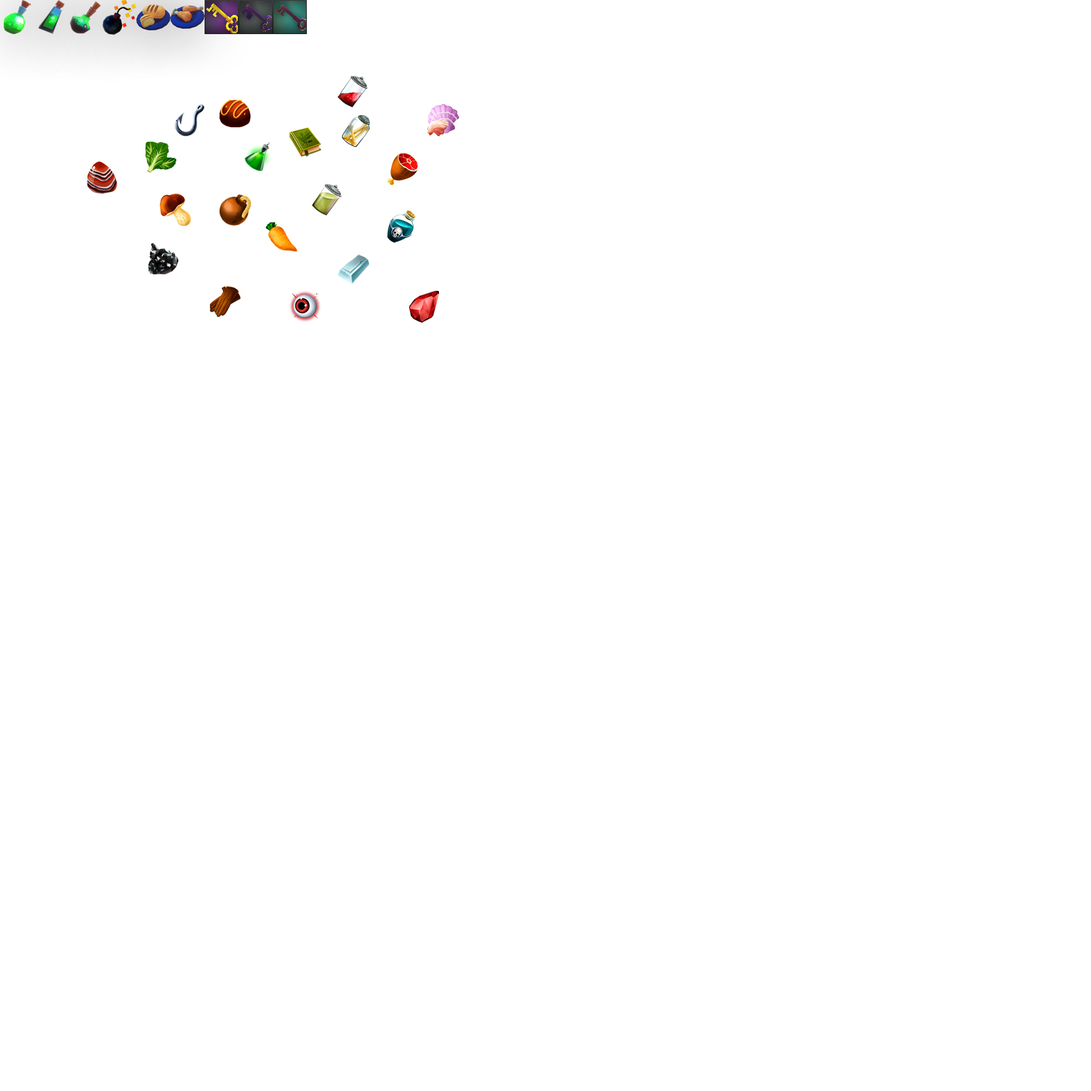
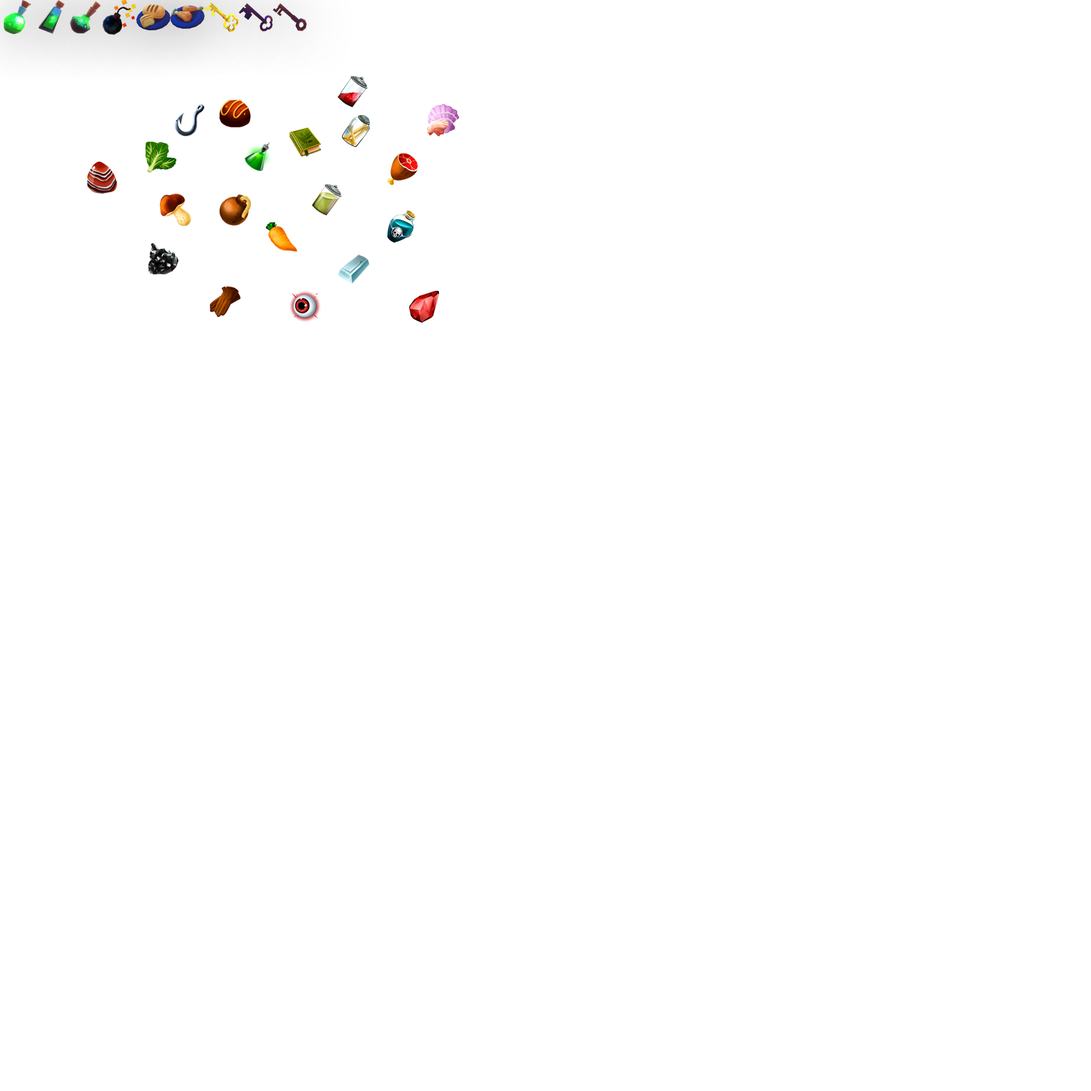
Layered file, before and after one edit (w=1091, h=1091). Changes by layer:
renamed "錆びた鍵" to "Key_C", moved it above "Key_B", painted on it over [272, 0, 307, 35]
renamed "金の鍵" to "Key_B", moved it above "Food_Chicken", painted on it over [204, 0, 239, 35]
renamed "奇妙な鍵" to "Key_A", painted on it over [238, 0, 273, 35]
